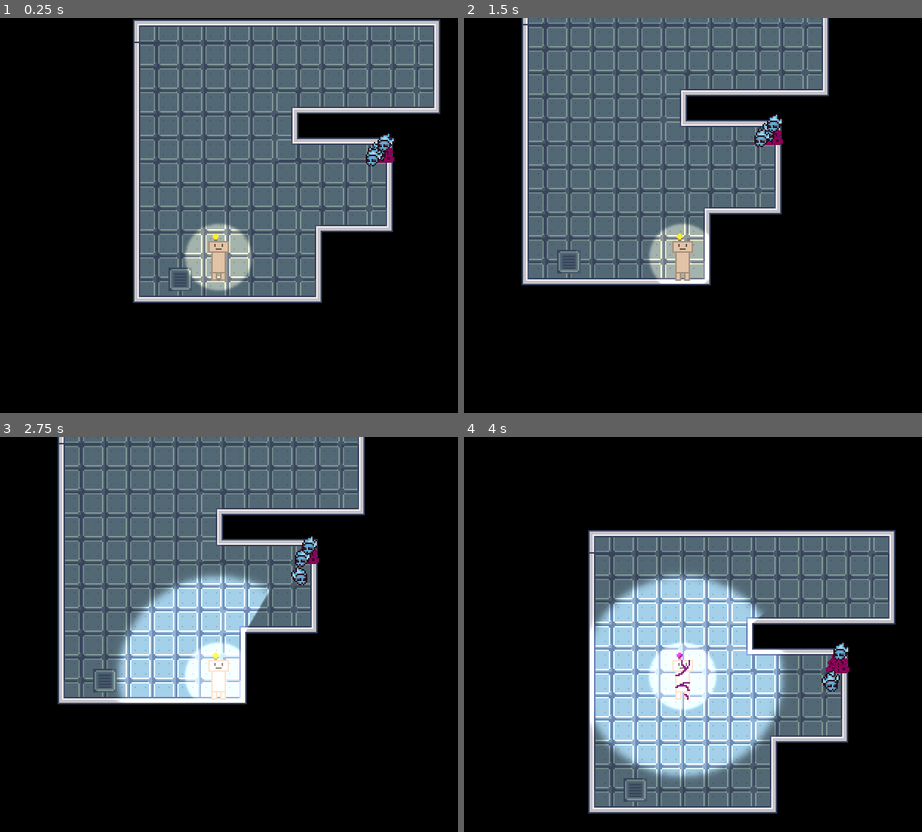
Above: before the commit, frames 1-4 (two rows, left to right).
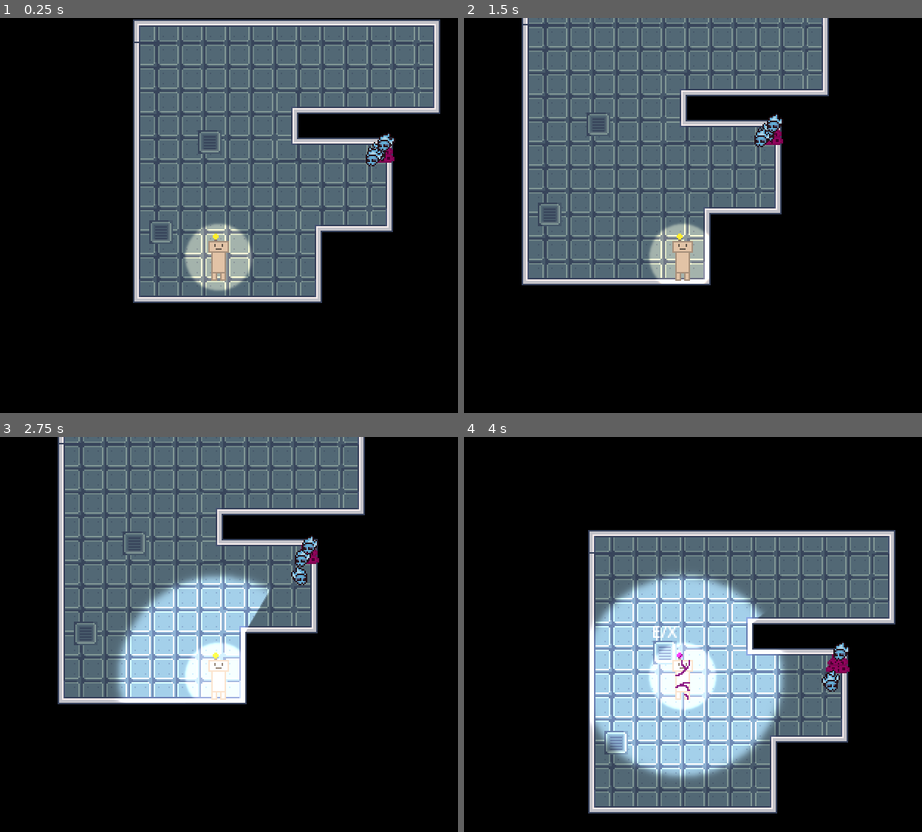
Above: after the commit, the same moments.

Repository: CookieCherith0969/GDM-Assignment-4
Game: Godot game, scene res://Scenes/test_level.tscn
Two runs of this game, one before a commit and one after it. Both use one fixed random seed, a clock stepped at 60 frames per second and the inputs below. This scene is started directly instead of the project's main scene.
Inputs (mouse positions are in pixels of both pictures, inside the frame that each line leads up to):
- Up to frame 1 (0.25 s): no input
- Up to frame 2 (1.5 s): tap Enter at 0.5 s; move the mouse to (789, 235) at 0.52 s; hold D (Right) 0.53-1.28 s; hold E (Interact) 0.53-1.28 s; tap Space (Light) at 0.8, 1.35 s; move the mouse to (587, 282) at 1.27 s; hold S (Down) from 1.28 s (still down)
- Up to frame 3 (2.75 s): tap E (Interact) at 1.55 s; move the mouse to (265, 571) at 2.02 s; release S (Down) at 2.03 s; hold D (Right) from 2.03 s (still down); hold E (Interact) from 2.03 s (still down); tap Space (Light) at 2.3 s
- Up to frame 4 (4 s): move the mouse to (660, 772) at 2.77 s; release D (Right) at 2.78 s; release E (Interact) at 2.78 s; hold W (Up) 2.78-3.53 s; tap Space (Light) at 2.85, 3.8 s; tap E (Interact) at 3.05 s; move the mouse to (825, 749) at 3.52 s; hold A (Left) from 3.53 s (still down); hold C (TempCorrupt) from 3.53 s (still down)

The runs differ from the first frame. In frame 1, 0.4% of the frame differs, in the area x 32-49%, y 28-70%; in frame 2, 0.4%; in frame 3, 0.4%; in frame 4, 0.7%, in the area x 30-47%, y 47-93%.

Commit message:
Working Vents

Diff:
--- a/Scenes/test_level.tscn
+++ b/Scenes/test_level.tscn
@@ -1,18 +1,9 @@
-[gd_scene load_steps=9 format=3 uid="uid://dpjavyrqxcx6"]
+[gd_scene load_steps=5 format=3 uid="uid://dpjavyrqxcx6"]
 
 [ext_resource type="PackedScene" uid="uid://cast1lupeqmo" path="res://Scenes/tile_map.tscn" id="1_5cprl"]
 [ext_resource type="PackedScene" uid="uid://btdesxnsuaggv" path="res://Scenes/player.tscn" id="2_fphv1"]
 [ext_resource type="PackedScene" uid="uid://ct4mbup2rhftj" path="res://Scenes/hive.tscn" id="3_p24ri"]
-[ext_resource type="Texture2D" uid="uid://ca54t4d1ei68t" path="res://Art/tilemap1.png" id="4_dbil2"]
-[ext_resource type="Script" path="res://Scripts/Vent.gd" id="4_ux1uv"]
-[ext_resource type="Texture2D" uid="uid://pjmvuxj7cjlu" path="res://Art/PlaceholderArt/GlowLight.png" id="6_4m11n"]
-
-[sub_resource type="AtlasTexture" id="AtlasTexture_ysfbw"]
-atlas = ExtResource("4_dbil2")
-region = Rect2(80, 16, 16, 16)
-
-[sub_resource type="RectangleShape2D" id="RectangleShape2D_a60nm"]
-size = Vector2(16, 16)
+[ext_resource type="PackedScene" uid="uid://cyi115ywj3ahm" path="res://Scenes/vent.tscn" id="4_lk8x5"]
 
 [node name="TestLevel" type="Node2D"]
 
@@ -30,33 +21,10 @@
 visible = false
 color = Color(0, 0, 0, 1)
 
-[node name="Vent" type="Area2D" parent="."]
-script = ExtResource("4_ux1uv")
+[node name="Vent" parent="." node_paths=PackedStringArray("target") instance=ExtResource("4_lk8x5")]
+position = Vector2(-13, -32)
+target = NodePath("../Vent2")
 
-[node name="Sprite2D" type="Sprite2D" parent="Vent"]
-texture = SubResource("AtlasTexture_ysfbw")
-
-[node name="CollisionShape2D" type="CollisionShape2D" parent="Vent"]
-shape = SubResource("RectangleShape2D_a60nm")
-
-[node name="Popup" type="Label" parent="Vent"]
-visible = false
-light_mask = 2
-z_index = 3
-offset_left = 335.0
-offset_top = 21.0
-offset_right = 428.0
-offset_bottom = 56.0
-theme_override_font_sizes/font_size = 11
-text = "E/X"
-horizontal_alignment = 1
-vertical_alignment = 1
-
-[node name="PointLight2D" type="PointLight2D" parent="Vent/Popup"]
-position = Vector2(47, 17)
-scale = Vector2(0.92, 0.27)
-range_item_cull_mask = 2
-texture = ExtResource("6_4m11n")
-
-[connection signal="body_entered" from="Vent" to="Vent" method="_on_body_entered"]
-[connection signal="body_exited" from="Vent" to="Vent" method="_on_body_exited"]
+[node name="Vent2" parent="." node_paths=PackedStringArray("target") instance=ExtResource("4_lk8x5")]
+position = Vector2(20, -93)
+target = NodePath("../Vent")
--- /dev/null
+++ b/Scenes/vent.tscn
@@ -0,0 +1,45 @@
+[gd_scene load_steps=6 format=3 uid="uid://cyi115ywj3ahm"]
+
+[ext_resource type="Script" path="res://Scripts/Vent.gd" id="1_pjk81"]
+[ext_resource type="Texture2D" uid="uid://ca54t4d1ei68t" path="res://Art/tilemap1.png" id="2_tc2we"]
+[ext_resource type="Texture2D" uid="uid://pjmvuxj7cjlu" path="res://Art/PlaceholderArt/GlowLight.png" id="3_n7puw"]
+
+[sub_resource type="AtlasTexture" id="AtlasTexture_ysfbw"]
+atlas = ExtResource("2_tc2we")
+region = Rect2(80, 16, 16, 16)
+
+[sub_resource type="RectangleShape2D" id="RectangleShape2D_a60nm"]
+size = Vector2(16, 16)
+
+[node name="Vent" type="Area2D"]
+collision_layer = 0
+collision_mask = 2
+script = ExtResource("1_pjk81")
+
+[node name="Sprite2D" type="Sprite2D" parent="."]
+texture = SubResource("AtlasTexture_ysfbw")
+
+[node name="CollisionShape2D" type="CollisionShape2D" parent="."]
+shape = SubResource("RectangleShape2D_a60nm")
+
+[node name="Popup" type="Label" parent="."]
+visible = false
+light_mask = 2
+z_index = 3
+offset_left = -9.0
+offset_top = -22.0
+offset_right = 9.0
+offset_bottom = -6.0
+theme_override_font_sizes/font_size = 11
+text = "E/X"
+horizontal_alignment = 1
+vertical_alignment = 1
+
+[node name="PointLight2D" type="PointLight2D" parent="Popup"]
+position = Vector2(47, 17)
+scale = Vector2(0.92, 0.27)
+range_item_cull_mask = 2
+texture = ExtResource("3_n7puw")
+
+[connection signal="body_entered" from="." to="." method="_on_body_entered"]
+[connection signal="body_exited" from="." to="." method="_on_body_exited"]
--- a/Scripts/Player.gd
+++ b/Scripts/Player.gd
@@ -3,6 +3,8 @@
 
 const SPEED = 100.0
 const JUMP_VELOCITY = -400.0
+
+signal interacted(player)
 
 @onready
 var flasharea = $Rotator/FlashArea
@@ -45,6 +47,8 @@
 		get_tree().change_scene_to_file("res://Scenes/Levels/StartMenu.tscn")
 	if event.is_action_pressed("TempCorrupt"):
 		corrupted = !corrupted
+	if event.is_action_pressed("Interact"):
+		interacted.emit(self)
 
 func _physics_process(_delta):
 	# Get the input direction and handle the movement/deceleration.
--- a/Scripts/Vent.gd
+++ b/Scripts/Vent.gd
@@ -19,9 +19,16 @@
 
 func _on_body_entered(body):
 	if is_instance_of(body, Player):
+		print_debug("in")
 		popup.show()
+		body.interacted.connect(on_interact)
 
 
 func _on_body_exited(body):
 	if is_instance_of(body, Player):
 		popup.hide()
+		body.interacted.disconnect(on_interact)
+
+func on_interact(player):
+	if is_instance_valid(target):
+		player.position = target.position
